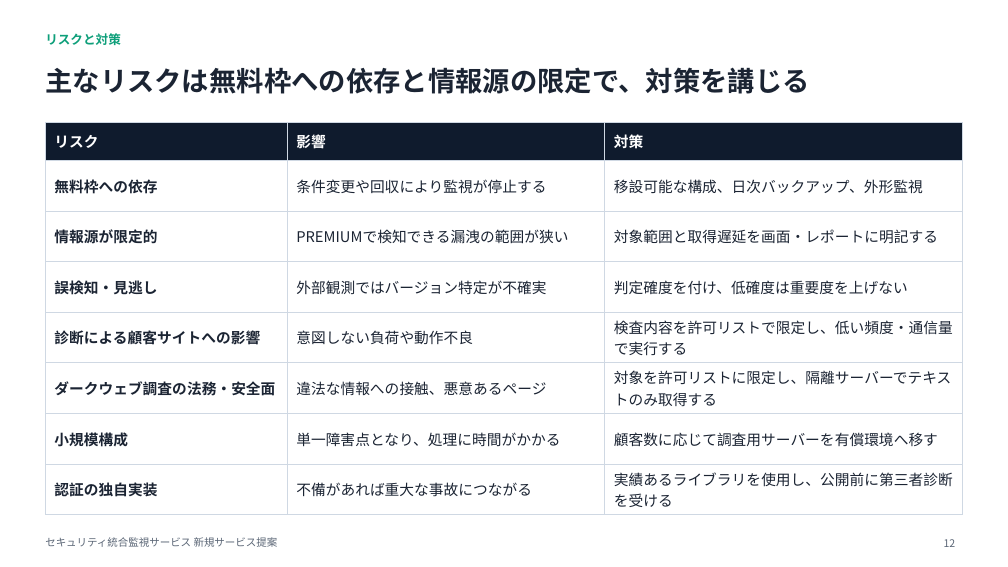
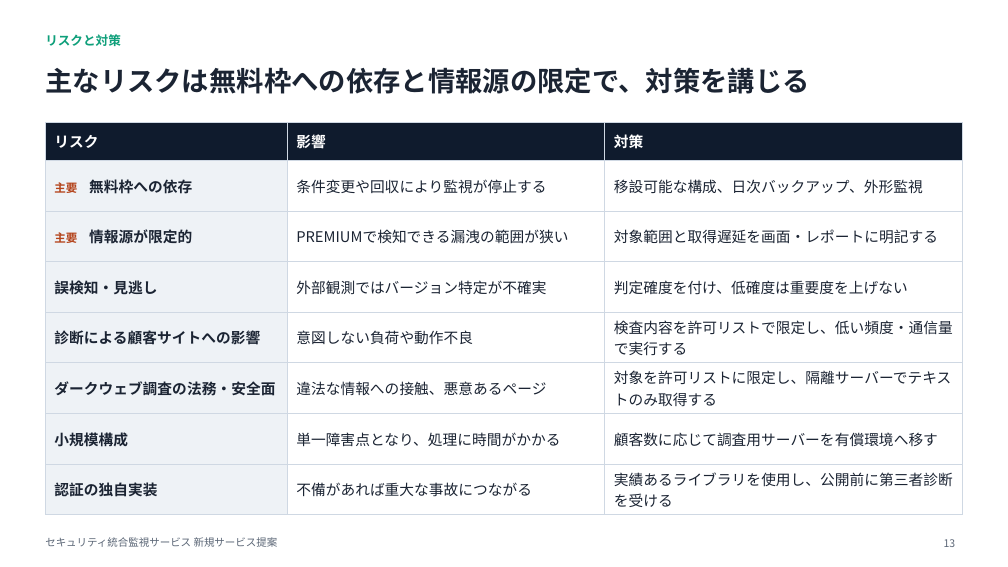
Before and after one commit to hiirocreate/DeepSec, a slide deck: slide 13 of docs/proposal/セキュリティ統合監視サービス_提案資料.pptx (slide 12 before the commit). Drawn at 1008x567 pixels with LibreOffice and Linux fonts; fonts in the diff are those of the drawing. Boxes give left, top, right and bottom in pixels: in the first picture for what was removed or moved away, otherwise in the second. Text is boxed around its words. In the diff, an @@ line names an element or a change of style, - is before the commit and + after.

```diff
--- a/docs/proposal/セキュリティ統合監視サービス_提案資料.pptx
+++ b/docs/proposal/セキュリティ統合監視サービス_提案資料.pptx
@@ table at (45, 123, 963, 511) @@
-row 2, column 1: 無料枠への依存
+row 2, column 1: 主要 無料枠への依存
-row 3, column 1: 情報源が限定的
+row 3, column 1: 主要 情報源が限定的
@@ fill none to #EEF2F6 in 7 cells @@
```
Also in this commit, not shown: 14 other slides changed, 1 slide added.
